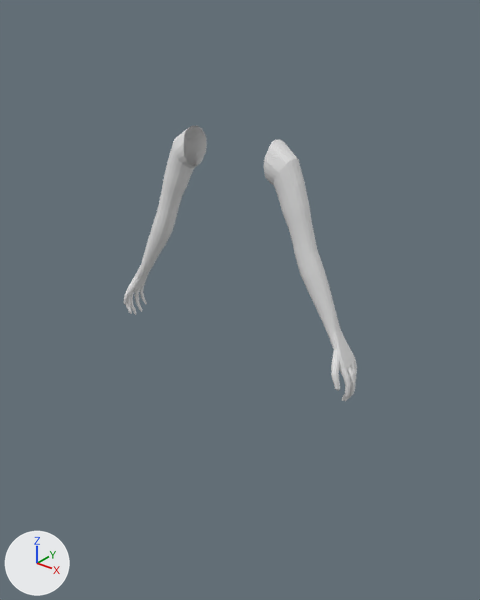
What one commit did to the Blender file untitled.blend.
Rendered twice from a camera (50 mm lens) standing at (12.0, -8.13, 19.63) and looking at (0.01, 6.86, 10.33). Lighting does not change. The marker at lower left points along +X, +Y and +Z.

The first picture shows 'arm'.
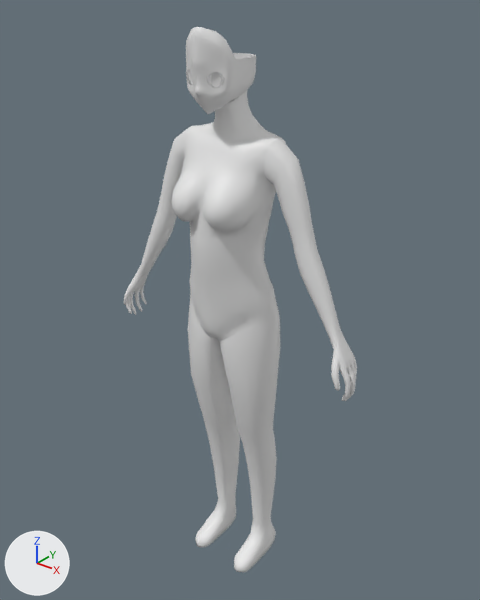
The change in detail:
Object 'leg' (ob_leg) is now shown.
Object 'body' (ob_body) is now shown.
Object 'eye' (ob_eye) is now shown.
Object 'face' (ob_face) is now shown.

Where the change shows, as pixel boxes [x1, y1, x2, y2] in the pictures (480 x 600 px):
'body', shown: after [172, 91, 286, 341]
'leg', shown: after [188, 300, 281, 572]
'face', shown: after [186, 27, 256, 114]
'eye', shown: after [189, 69, 221, 87]
